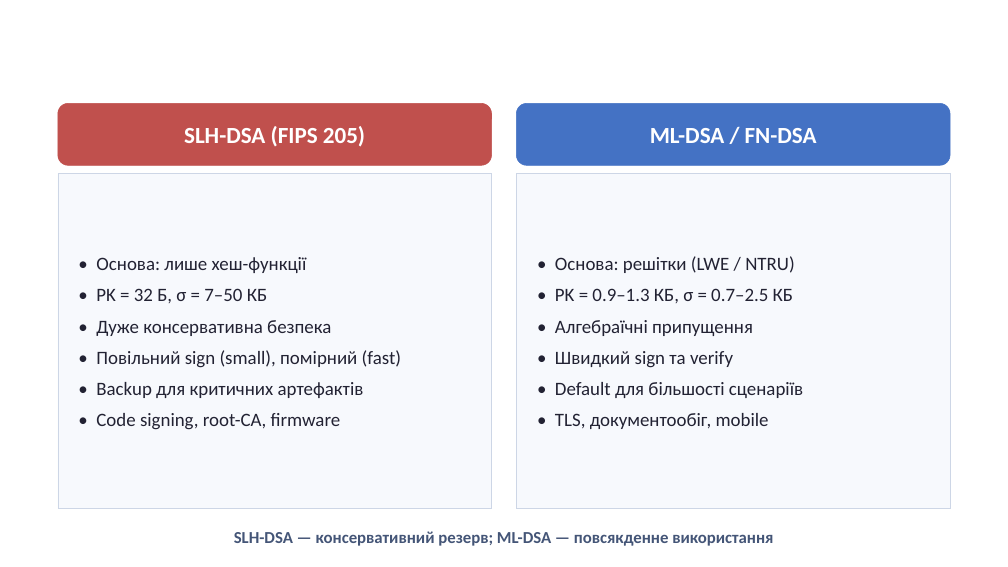
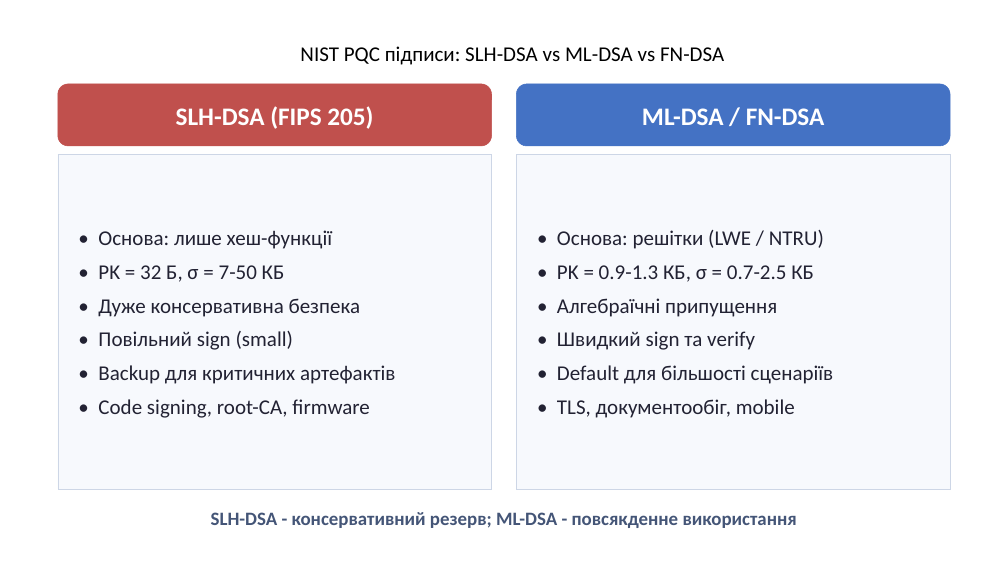
Before and after one commit to Andriykooo/ifntung-studies, a slide deck: slide 25 of Year 1/Постквантова криптографія/UA/2026/PPT/Презентація_7.pptx (slide 26 before the commit). Drawn at 1008x567 pixels with LibreOffice and Linux fonts; fonts in the diff are those of the drawing. Boxes give left, top, right and bottom in pixels: in the first picture for what was removed or moved away, otherwise in the second. Text is boxed around its words. In the diff, an @@ line names an element or a change of style, - is before the commit and + after.

Commit message:
feat(post-quantum-cryptography): update labs formatting. Fix lab and presentation

```diff
--- a/Year 1/Постквантова криптографія/UA/2026/PPT/Презентація_7.pptx
+++ b/Year 1/Постквантова криптографія/UA/2026/PPT/Презентація_7.pptx
@@ text added at [300, 46, 724, 65], 20 pt, text #000000 @@
+NIST PQC підписи: SLH-DSA vs ML-DSA vs FN-DSA
@@ rounded rectangle "SLH-DSA (FIPS 205)" at [58, 84, 492, 146]: size 22 to 24 pt @@
@@ rounded rectangle "ML-DSA / FN-DSA" at [516, 84, 951, 146]: size 22 to 24 pt @@
@@ 2 rectangles, 2 rounded rectangles: place and size @@
-2 rectangles, 2 rounded rectangles at [58, 104, 951, 509]
+2 rectangles, 2 rounded rectangles at [58, 84, 951, 489]
@@ text in rectangle at [98, 230, 395, 418]: size 18 to 20 pt in "• Основа: лише хеш-функції", "• Дуже консервативна безпека", "• Backup для критичних артефактів", "• Code signing, root-CA, firmware" @@
@@ text in rectangle at [557, 230, 834, 418]: size 18 to 20 pt in "• Основа: решітки (LWE / NTRU)", "• Алгебраїчні припущення", "• Швидкий sign та verify", "• Default для більшості сценаріїв" and 1 more places @@
@@ text in rectangle at [98, 265, 285, 282]: text changed; size 18 to 20 pt @@
-• PK = 32 Б, σ = 7–50 КБ
+• PK = 32 Б, σ = 7-50 КБ
@@ text in rectangle at [557, 265, 814, 282]: text changed; size 18 to 20 pt @@
-• PK = 0.9–1.3 КБ, σ = 0.7–2.5 КБ
+• PK = 0.9-1.3 КБ, σ = 0.7-2.5 КБ
@@ text in rectangle at [98, 331, 293, 350]: text changed; size 18 to 20 pt @@
-• Повільний sign (small), помірний (fast)
+• Повільний sign (small)
@@ text at [211, 512, 797, 528]: text changed; size 16 to 18 pt @@
-SLH-DSA — консервативний резерв; ML-DSA — повсякденне використання
+SLH-DSA - консервативний резерв; ML-DSA - повсякденне використання
```
Also in this commit, not shown: 24 other slides changed, 1 slide removed, 4 other files.
